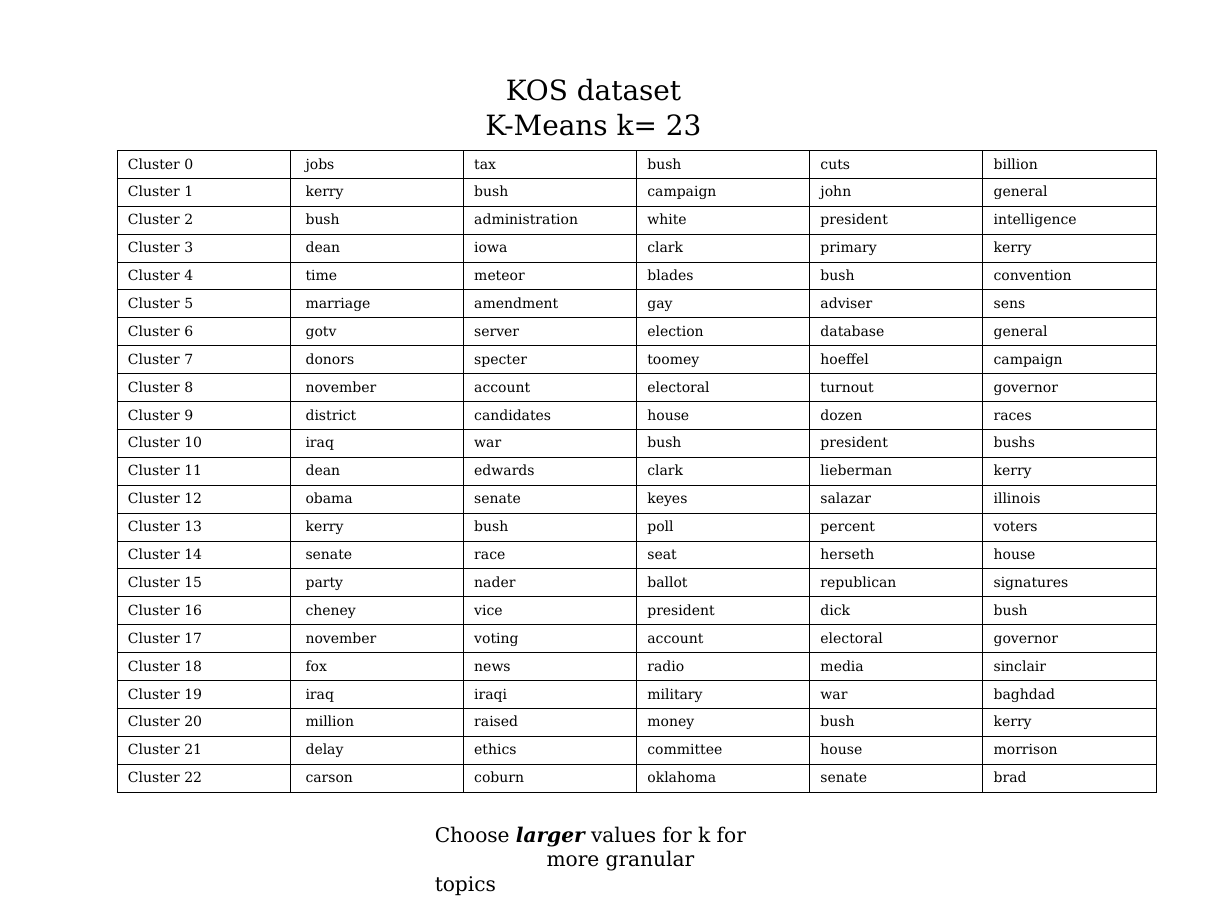
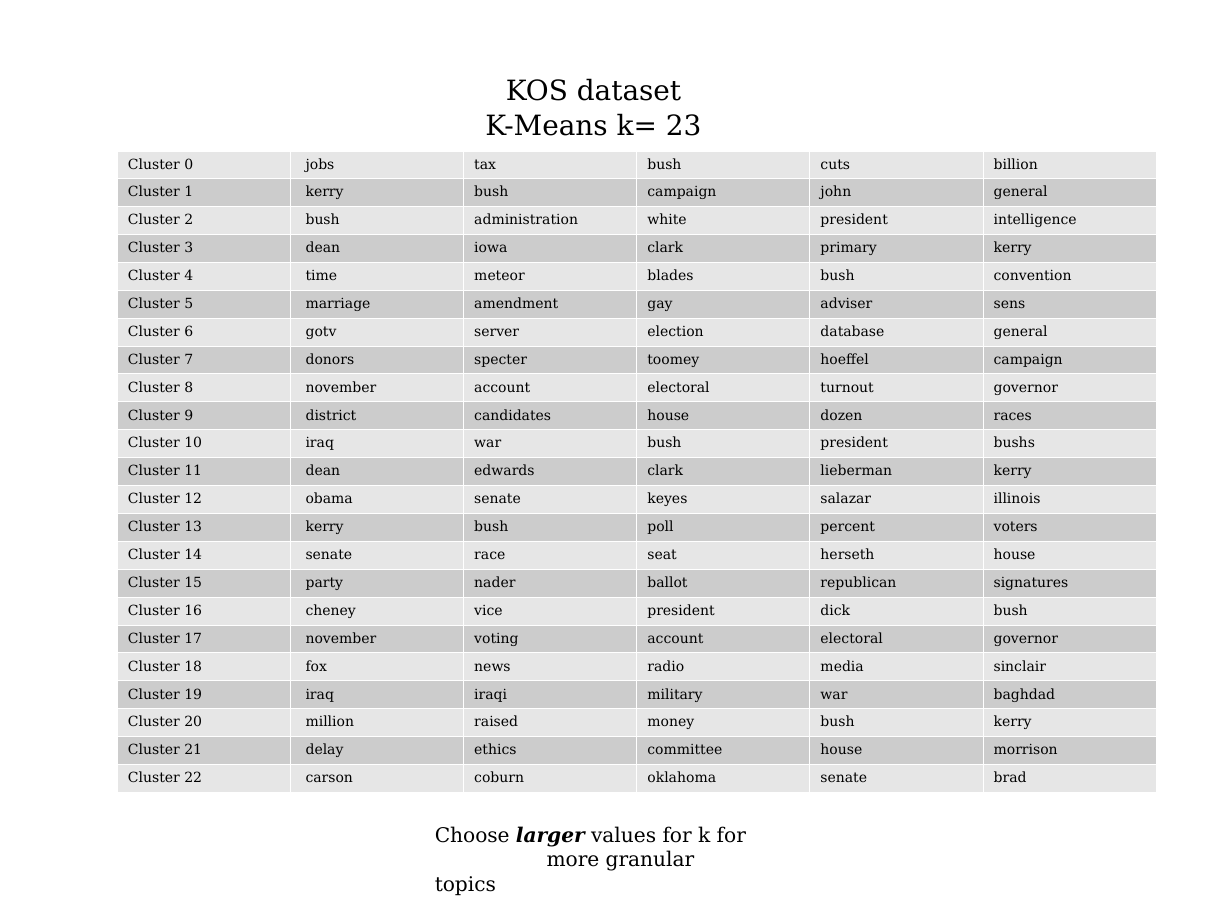
Before and after one commit to vitalv/doc-clustering-topic-modeling, a slide deck: slide 16 of doc-clustering-topic-modeling.odp. Drawn at 1232x924 pixels with LibreOffice and Linux fonts; fonts in the diff are those of the drawing. Boxes give left, top, right and bottom in pixels: in the first picture for what was removed or moved away, otherwise in the second. Text is boxed around its words. In the diff, an @@ line names an element or a change of style, - is before the commit and + after.

```diff
--- a/doc-clustering-topic-modeling.odp
+++ b/doc-clustering-topic-modeling.odp
@@ table at [117, 151, 1157, 793] @@
@@ fill none to #E6E6E6 in 72 cells @@
@@ fill none to #CCCCCC in 66 cells @@
@@ borders changed @@
```
Also in this commit, not shown: 4 other slides changed, 4 slides added, 1 slide removed, 3 other files.
